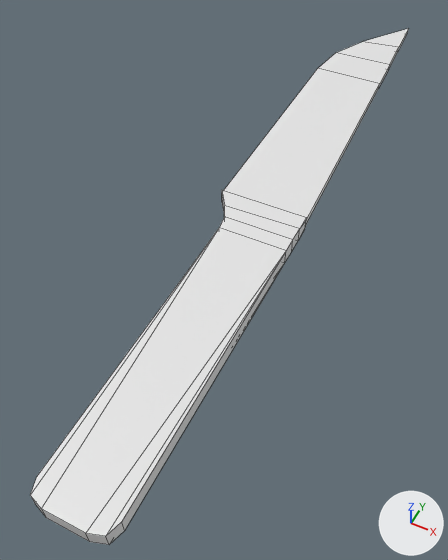
What one commit did to the FBX model Assets/ART/Meshes/KITCHEN/SM_Knife_01.fbx.
Before and after are seen from a camera (50 mm lens) standing at (0.125, -0.342, 0.298) and looking at (-0.013, -0.066, -0.047). Arrows for +X, +Y and +Z are at lower right; the lights stay in place. The first picture is the older version. Mesh edges are drawn as thin lines. Where no turn or scale is listed for an object, it has been applied to the vertices.

Script lines for the objects in view, before the commit:
```python
me_mesh = bpy.data.meshes.new('Mesh')
me_mesh.from_pydata(...)  # 46 vertices, 51 faces; spans x -0.033..0.033, y -0.277..0.277, z -0.006..0.006
ob_sm_knife_01 = bpy.data.objects.new('SM_Knife_01', me_mesh)
ob_sm_knife_01.location = (0.0, 0.0, 0.0)
```
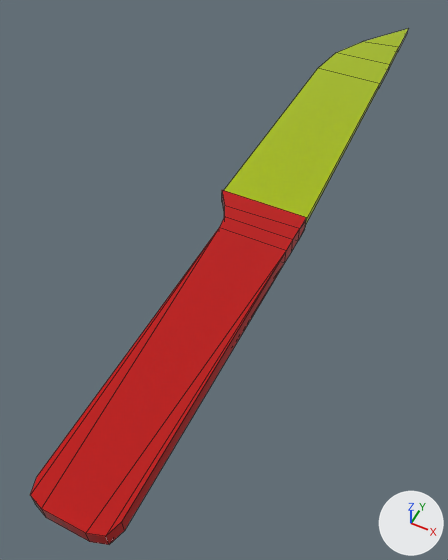
Pixel boxes [x1, y1, x2, y2] of what changed, in the pictures (448 x 560 px):
part 1 of me_mesh, recoloured (white to red)
    both: [30, 190, 306, 545]
part 2 of me_mesh, recoloured (darker)
    both: [224, 28, 409, 226]

Edits to the bpy script that builds the scene:
```text
Add mat_m_wood_01:
    mat_m_wood_01 = principled_material('M_Wood_01')
    mat_m_wood_01.base_color = (0.5, 0.0, 0.0)  # red #bc0000
    mat_m_wood_01.roughness = 0.0
Add mat_m_metal_01:
    mat_m_metal_01 = principled_material('M_Metal_01')
    mat_m_metal_01.base_color = (0.374, 0.5, 0.0)  # yellow #a5bc00
    mat_m_metal_01.roughness = 0.0
Change me_mesh:
    where me_mesh.from_pydata(...)  # 46 vertices, 51 faces; spans x -0.033..0.033, y -0.277..0.277, z -0.006..0.006
    used by ob_sm_knife_01; location = (0.0, 0.0, 0.0)
    me_mesh part 1: all 35 faces centred in x -0.03..0.033, y -0.277..-0.031, z -0.006..0.006 switch from no material to mat_m_wood_01 (red #bc0000)
    me_mesh part 2: all 16 faces centred in x -0.033..0.029, y 0.067..0.257, z -0.003..0.003 switch from no material to mat_m_metal_01 (yellow #a5bc00)
```
